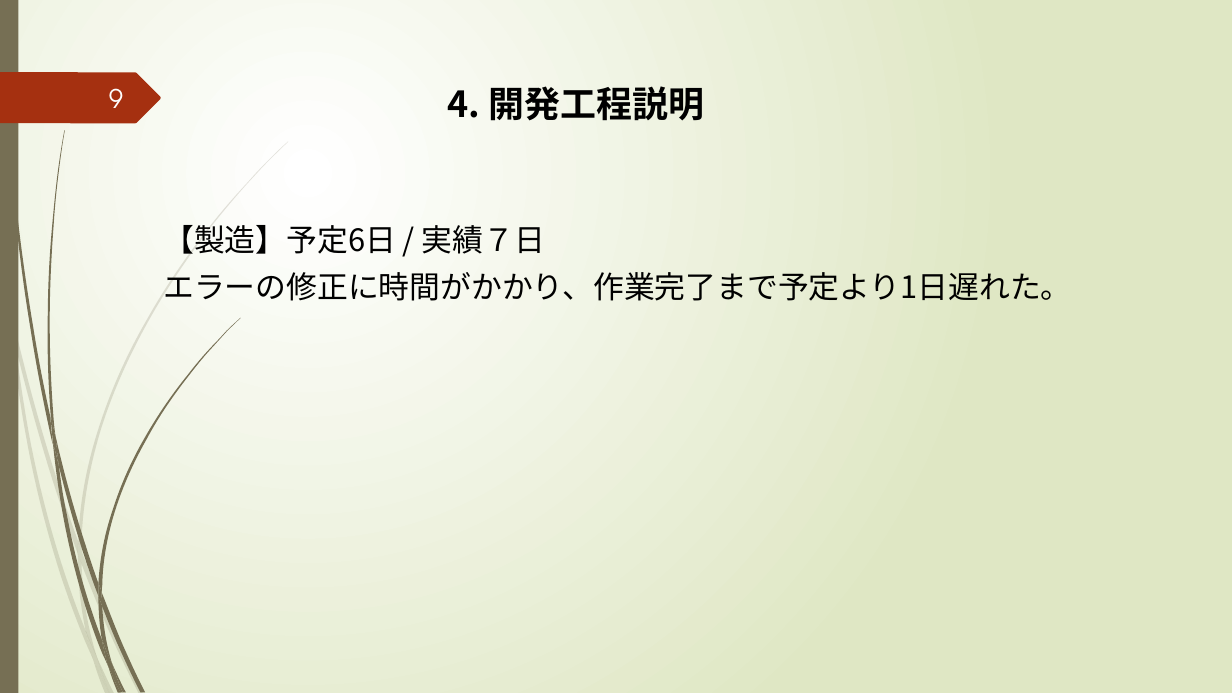
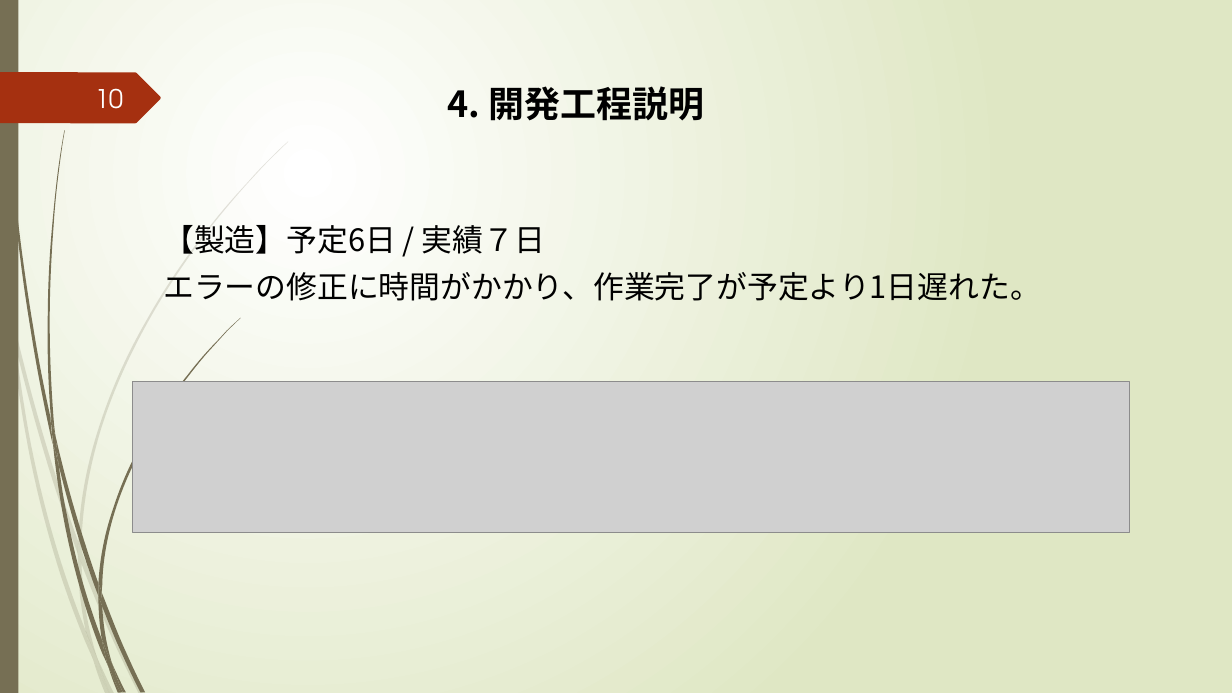
Before and after one commit to k-kuru/team_develop, a slide deck: slide 10 of 05_チーム開発演習_発表会資料/05_チーム開発演習_発表会資料_チーム3.pptx (slide 9 before the commit). Drawn at 1232x693 pixels with LibreOffice and Linux fonts; fonts in the diff are those of the drawing; grey boxes stand for pictures. Boxes give left, top, right and bottom in pixels: in the first picture for what was removed or moved away, otherwise in the second. Text is boxed around its words. In the diff, an @@ line names an element or a change of style, - is before the commit and + after.

```diff
--- a/05_チーム開発演習_発表会資料/05_チーム開発演習_発表会資料_チーム3.pptx
+++ b/05_チーム開発演習_発表会資料/05_チーム開発演習_発表会資料_チーム3.pptx
@@ page number at [95,88,123,109]: text changed @@
-9
+10
@@ text at [163,272,1041,301]: text changed @@
-エラーの修正に時間がかかり、作業完了まで予定より1日遅れた。
+エラーの修正に時間がかかり、作業完了が予定より1日遅れた。
@@ picture added at [132,382,1129,532] @@
```
Also in this commit, not shown: 5 other slides changed, 2 slides added, 1 slide removed.
